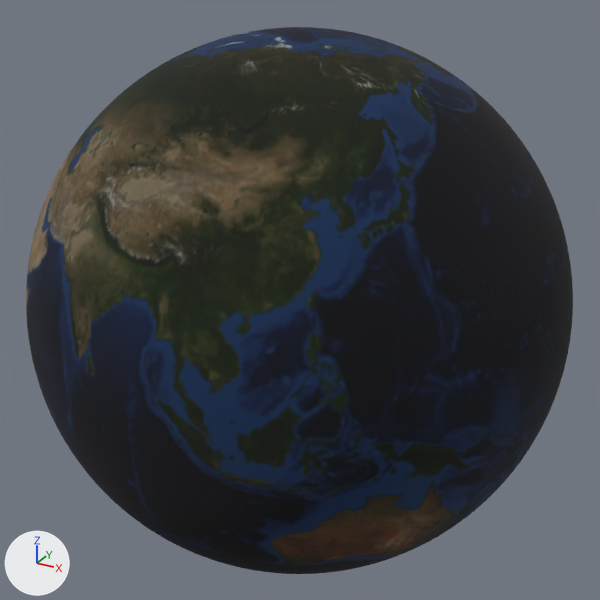
An edit to the glTF model models/earth.glb, drawn before and after from the same camera.
One viewpoint serves both versions: a camera (50 mm lens) standing at (1.417, -2.572, 1.289) and looking at (0.001, 0.002, 0.002). The lights are fixed; the arrows at lower left show +X, +Y and +Z. The first picture is the older version.

The first picture shows 'Earth'.
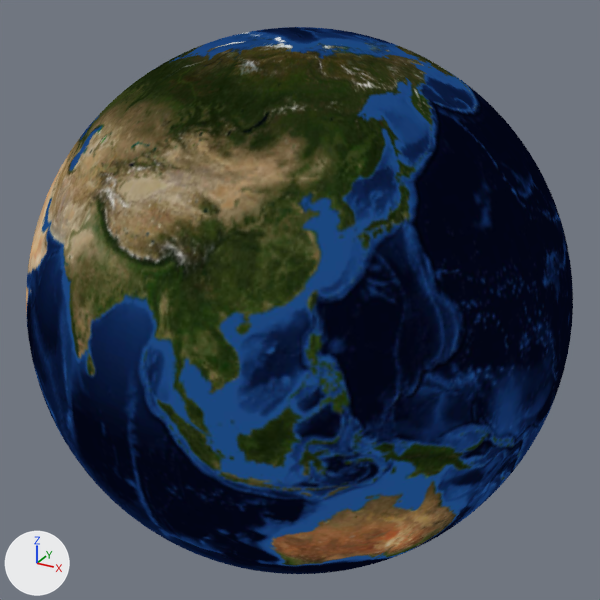
Changed parts and their boxes (x1, y1, x2, y2) in the pictures (600 x 600 px):
'Earth', recoloured
    both: (26, 27, 573, 574)

What changed in the scene script:
```text
Change mat_bluemarble:
    remove # nodes: BsdfPrincipled, CombineXYZ, Math, Mix, OutputMaterial, SeparateXYZ, TexImage, UVMap
    remove # colours: grey #aaaaaa
    nodes: BsdfTransparent, CombineXYZ, Emission, LightPath, Math, MixShader, OutputMaterial, SeparateXYZ, TexImage, UVMap
```
